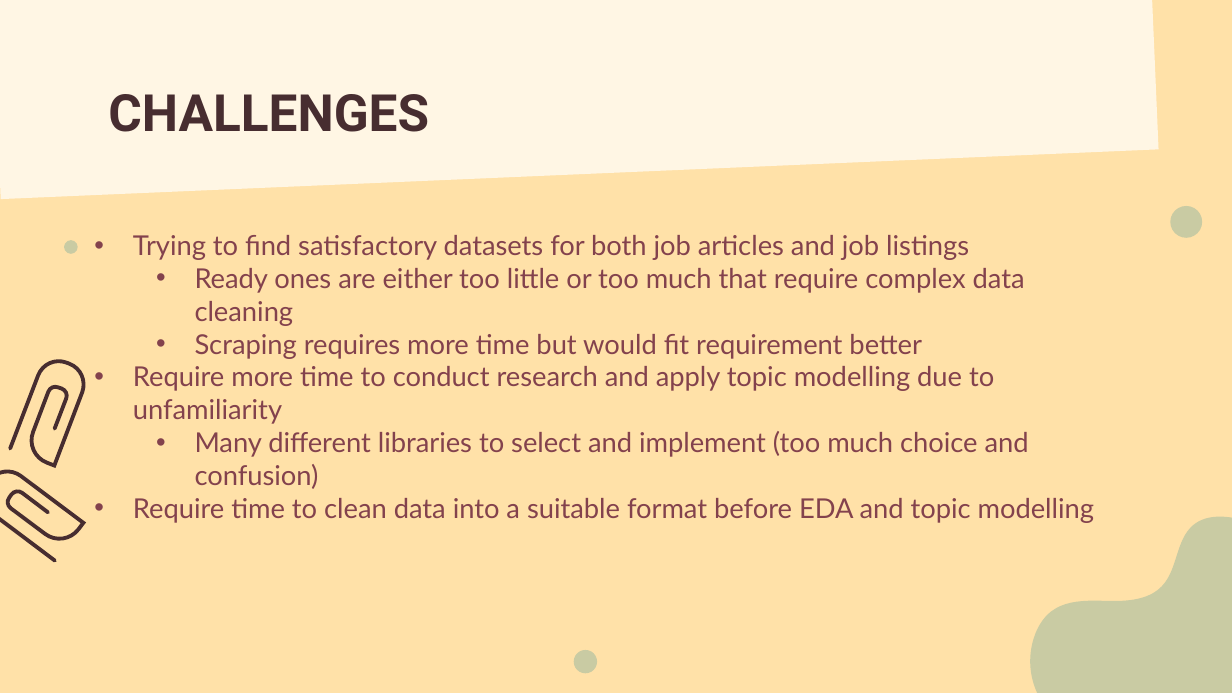
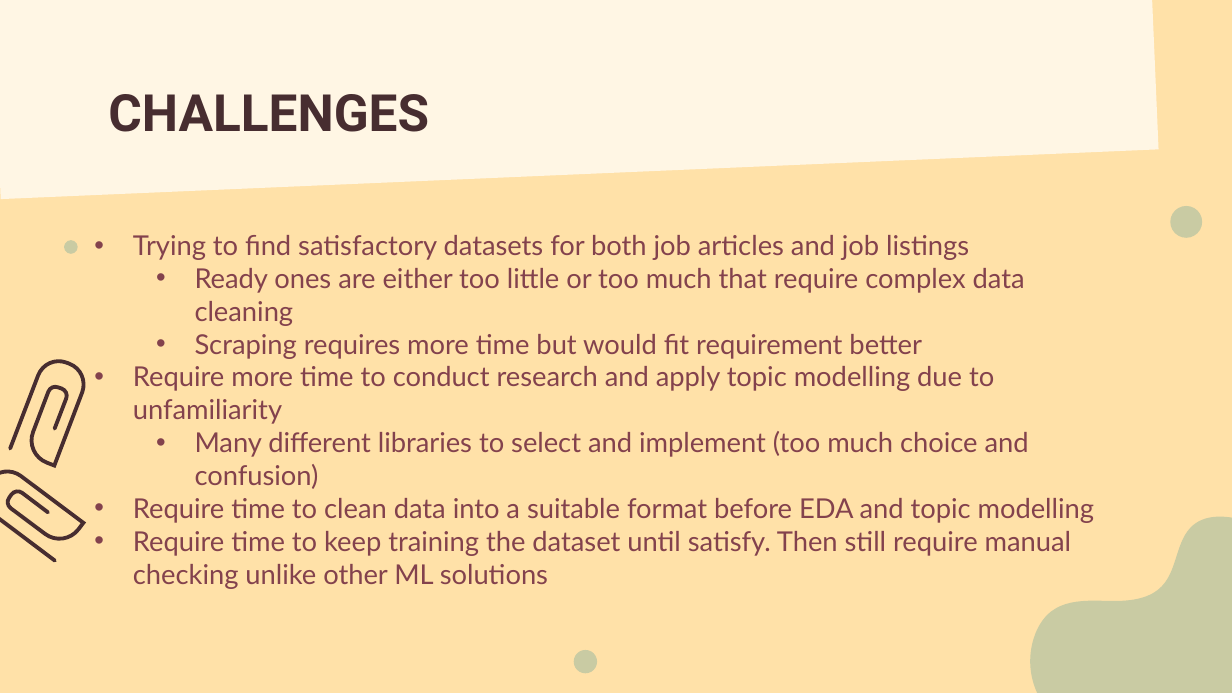
Before and after one commit to LiyanaRoslie/ds-keywords, a slide deck: slide 29 of Capstone_presentation_v1.1.pptx (slide 27 before the commit). Drawn at 1232x693 pixels with LibreOffice and Linux fonts; fonts in the diff are those of the drawing. Boxes give left, top, right and bottom in pixels: in the first picture for what was removed or moved away, otherwise in the second. Text is boxed around its words. In the diff, an @@ line names an element or a change of style, - is before the commit and + after.

```diff
--- a/Capstone_presentation_v1.1.pptx
+++ b/Capstone_presentation_v1.1.pptx
@@ subtitle at (x1=133, y1=531, x2=1071, y2=589): paragraph added @@
+• Require time to keep training the dataset until satisfy. Then still require manual checking unlike other ML solutions
```
Also in this commit, not shown: 14 other slides changed, 3 slides added, 1 slide removed.
